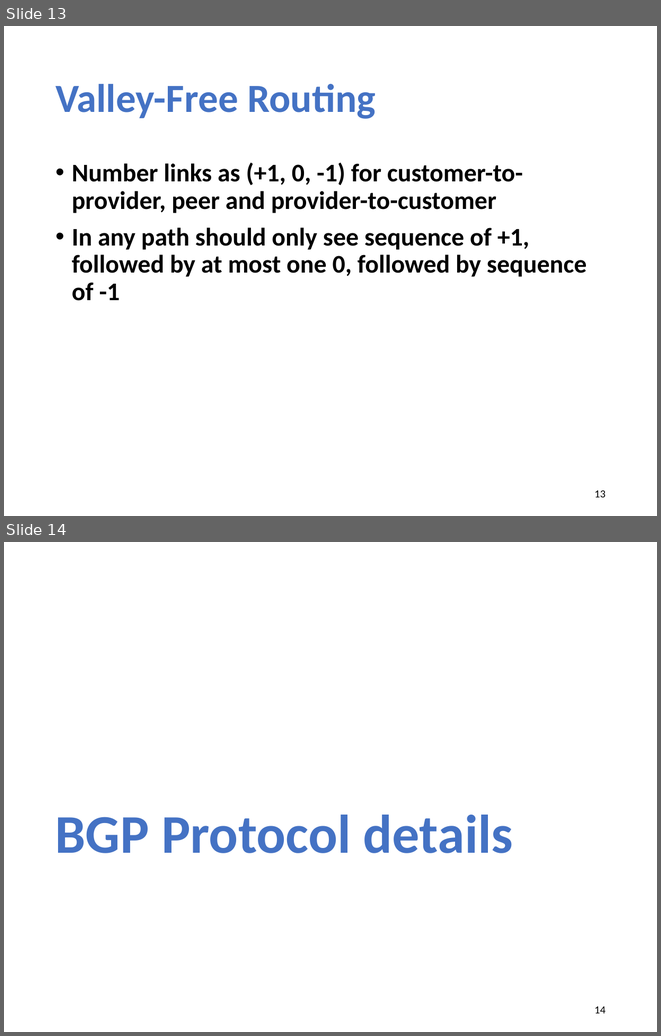
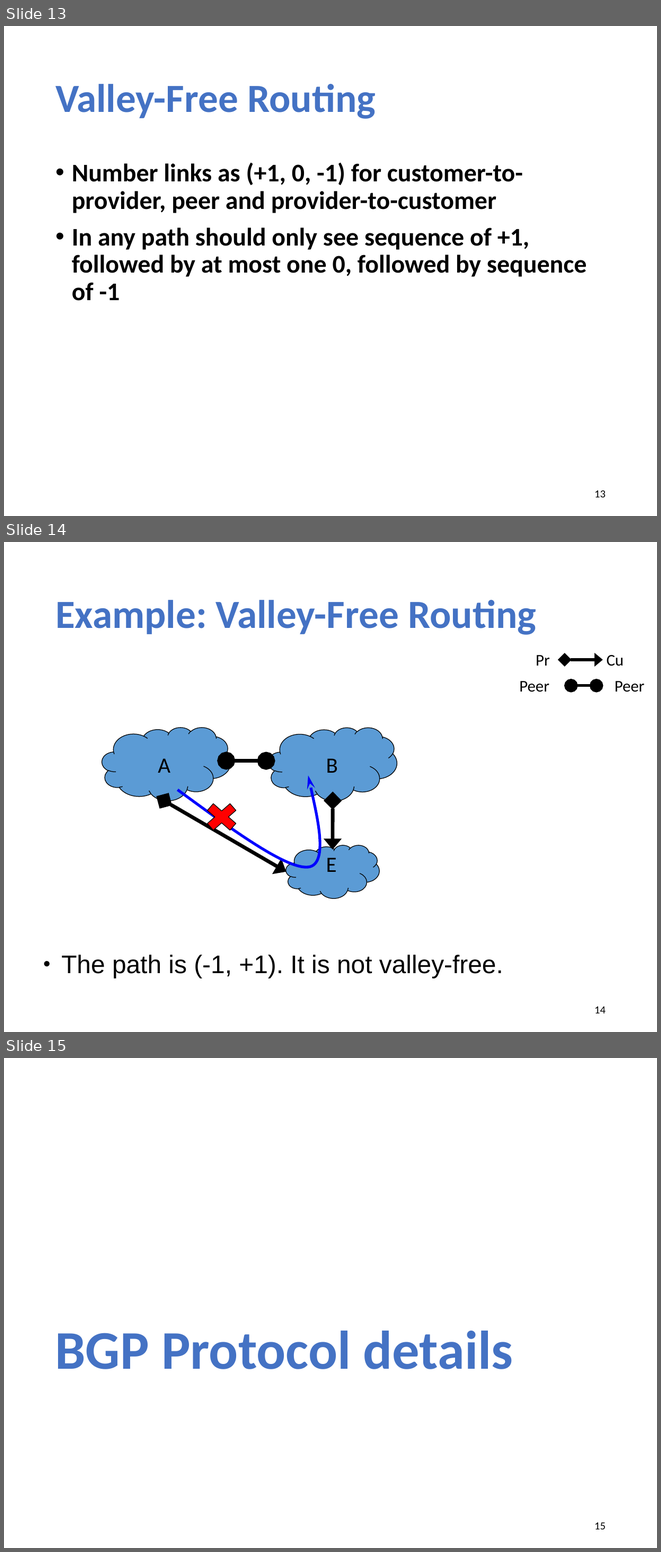
Before and after one commit to xinjin/course-net, a slide deck: slides/lec15_bgp.pptx. Shown one above the other, each under a label of ours: slides 13 and 14 before the commit, slides 13, 14 and 15 after it. The pictures are 661x1036 and 661x1552 pixels, drawn with LibreOffice and Linux fonts; fonts in the diff are those of the drawing. Boxes give left, top, right and bottom in pixels: in the first picture for what was removed or moved away, otherwise in the second. Text is boxed around its words. In the diff, an @@ line names an element or a change of style, - is before the commit and + after.

```diff
--- a/slides/lec15_bgp.pptx
+++ b/slides/lec15_bgp.pptx
@@ slide 14 added at [4,542,657,1032], background #FFFFFF @@
@@ title added at [55,600,536,635], 44 pt, text #4472C4, bold @@
+Example: Valley-Free Routing
@@ group added at [519,655,645,692]: 4 texts, 2 double arrows @@
+Pr
+Cu
+Peer
+Peer
@@ cloud added at [102,728,231,801], fill #5B9BD5, outline #000000 0.75 pt @@
@@ cloud added at [268,728,397,801], fill #5B9BD5, outline #000000 0.75 pt @@
@@ text added at [158,758,170,773], 24 pt, text #000000 @@
+A
@@ double arrow added from (226, 761) to (266, 761), #000000 4 pt @@
@@ text added at [326,758,338,773], 24 pt, text #000000 @@
+B
@@ freeform shape added at [178,775,318,866], outline #0000FF 3 pt @@
@@ double arrow added from (164, 801) to (286, 872), #000000 4 pt @@
@@ cross added at [200,798,244,836], fill #FF0000, outline #000000 0.75 pt @@
@@ double arrow added from (333, 801) to (333, 849), #000000 4 pt @@
@@ cloud added at [286,845,379,899], fill #5B9BD5, outline #000000 0.75 pt @@
@@ text added at [326,857,337,872], 24 pt, text #000000 @@
+E
@@ text added at [61,954,503,978], 28 pt, text #000000 @@
+● The path is (-1, +1). It is not valley-free.
@@ page number added at [594,1006,606,1013], 12 pt, text #000000 @@
+14
@@ what was slide 14 is now slide 15 @@
@@ page number at [594,1522,606,1529]: text changed @@
-14
+15
```
Also in this commit, not shown: 17 slides changed.
